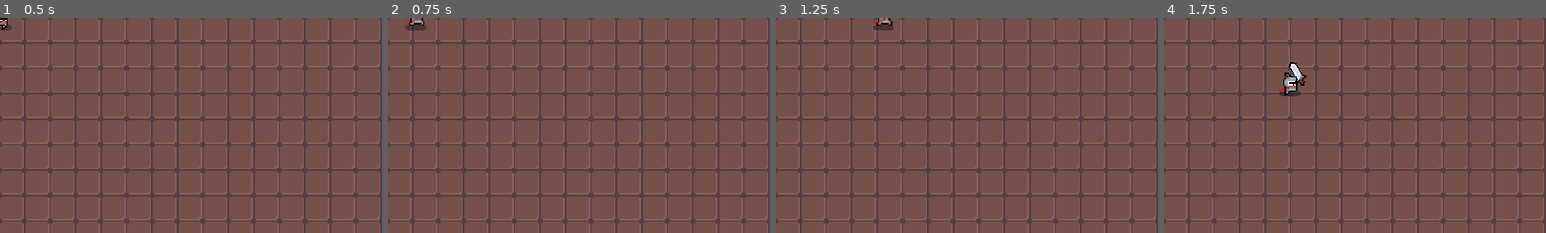
Above: before the commit, frames 1-4 (left to right).
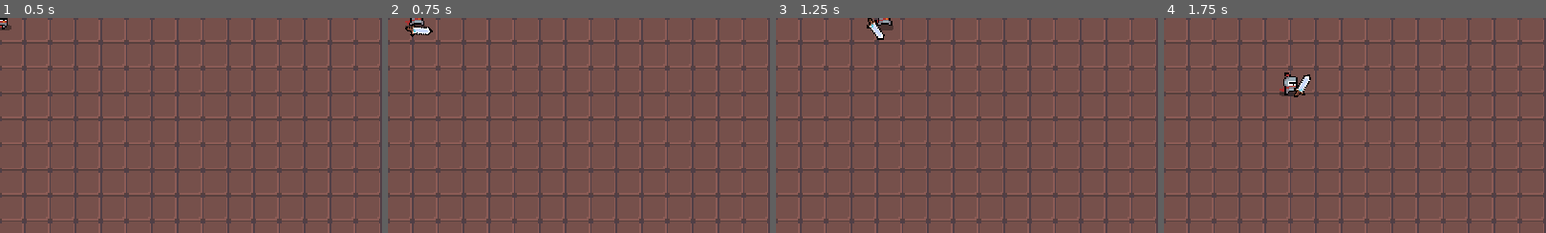
Above: after the commit, the same moments.

Repository: thecjharries/godot-roguelike-tutorial
Game: Godot game, scene res://scenes/game.tscn
Two runs of this game, one before a commit and one after it. Both use one fixed random seed, a clock stepped at 60 frames per second and the inputs below.
Inputs (mouse positions are % of the whole screen's width and height, from its top left):
- Up to frame 1 (0.5 s): no input
- Up to frame 2 (0.75 s): tap Enter at 0.5 s; move the mouse to (72, 45) at 0.52 s; hold Right (ui_right) from 0.53 s (still down); click (72, 45) at 0.6 s
- Up to frame 3 (1.25 s): keep holding Right (ui_right)
- Up to frame 4 (1.75 s): move the mouse to (30, 55) at 1.27 s; release Right (ui_right) at 1.28 s; hold Down (ui_down) from 1.28 s (still down); click (30, 55) at 1.35 s
The pictures show only the part of the screen within x 0-50%, y 0-50%; the shares and areas given below are measured in that part.

Frame 1 is identical in both runs. In frame 2, 0.2% of the frame differs, in the area x 4-12%, y 2-9%; in frame 3, 0.2%; in frame 4, 0.4%, in the area x 32-39%, y 20-37%.

Commit message:
Trigger attack animation

Diff:
--- a/scenes/Character/Player/player.gd
+++ b/scenes/Character/Player/player.gd
@@ -2,6 +2,7 @@
 class_name Player, "res://assets/sprites/hero/knight_idle_anim_f0.png"
 
 onready var sword: Node2D = get_node("Sword")
+onready var sword_animation_player: AnimationPlayer = sword.get_node("SwordAnimationPlayer")
 
 func _process(_delta: float) -> void:
 	var mouse_direction: Vector2 = (get_global_mouse_position() - global_position).normalized()
@@ -16,6 +17,8 @@
 		sword.scale.y = -1
 	elif sword.scale.y == -1 and mouse_direction.x > 0:
 		sword.scale.y = 1
+	if Input.is_action_just_pressed("ui_attack") and not sword_animation_player.is_playing():
+		sword_animation_player.play("attack")
 
 func get_input() -> void:
 	move_direction = Vector2.ZERO
